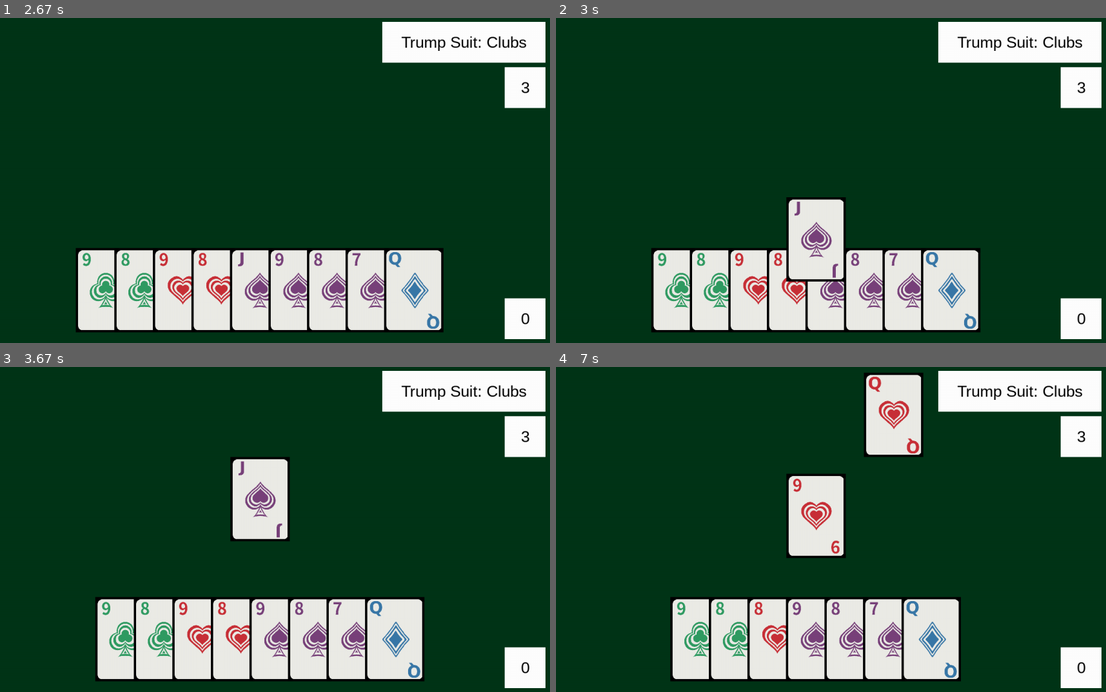
Above: before the commit, frames 1-4 (two rows, left to right).
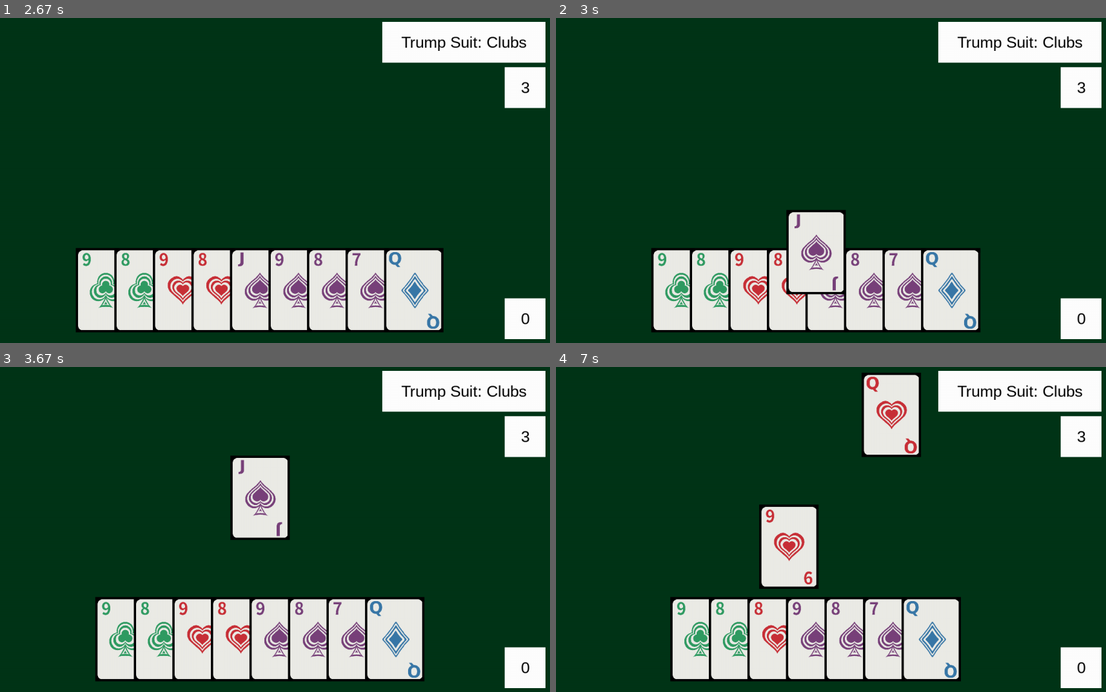
Above: after the commit, the same moments.

Repository: SkylerMime/NinetyNine
Game: pygame game, started from ninety_nine/graphical_main_game.py
Two runs of this game, one before a commit and one after it. Both use one fixed random seed, a clock stepped at 60 frames per second and the inputs below.
Inputs (mouse positions are in pixels of both pictures, inside the frame that each line leads up to):
- Up to frame 1 (2.67 s): click "Main Game" at 0.38 s; press the mouse at (385, 291) at 0.7 s; move the mouse to (308, 278) at 0.8 s; release the mouse at (231, 265) at 0.93 s; click (242, 125) at 1.05 s; click (462, 265) at 1.38 s; click (132, 291) at 1.72 s; press the mouse at (77, 291) at 2.03 s; move the mouse to (247, 294) at 2.13 s; release the mouse at (418, 297) at 2.27 s; click "Confirm Bid" at 2.38 s
- Up to frame 2 (3 s): click (792, 294) at 2.72 s
- Up to frame 3 (3.67 s): no input
- Up to frame 4 (7 s): click "Next trick" at 5.05 s; click (743, 636) at 6.38 s

Frame 1 is identical in both runs. In frame 2, 1.4% of the frame differs, in the area x 41-53%, y 55-86%; in frame 3, 0.5%; in frame 4, 5.0%, in the area x 36-67%, y 1-69%.

Commit message:
Smoother animations

Diff:
--- a/ninety_nine/graphical_main_game.py
+++ b/ninety_nine/graphical_main_game.py
@@ -1,3 +1,4 @@
+import math
 import random
 
 import pygame
@@ -396,6 +397,7 @@
     center_cards(clickable_hand)
     time_of_next_play = pygame.time.get_ticks() + MILLISECONDS_BETWEEN_PLAYS
     current_trick_positions: list[None | pygame.Rect] = [None] * 3
+    current_trick_vectors: list[None | tuple[float, float]] = [None] * 3
     while game_state.stage == GameStage.PLAYING:
         if (
             pygame.time.get_ticks() > time_of_next_play
@@ -428,7 +430,15 @@
                     )
                     clickable_hand = get_clickable_cards(sorted_hand, images_dict)
                     center_cards(clickable_hand)
-                    current_trick_positions[HUMAN_PLAYER_NUM] = clicked_card.display_area
+                    current_trick_positions[
+                        HUMAN_PLAYER_NUM
+                    ] = clicked_card.display_area
+                    current_trick_vectors[
+                        HUMAN_PLAYER_NUM
+                    ] = get_movement_vector_toward(
+                        current_trick_positions[HUMAN_PLAYER_NUM].center,
+                        TRICK_FINAL_POSITIONS[HUMAN_PLAYER_NUM].center,
+                    )
                     time_of_next_play = (
                         pygame.time.get_ticks() + MILLISECONDS_BETWEEN_PLAYS
                     )
@@ -448,6 +458,10 @@
             current_trick_positions[game_state.next_to_play] = TRICK_INITIAL_POSITIONS[
                 game_state.next_to_play
             ].copy()
+            current_trick_vectors[game_state.next_to_play] = get_movement_vector_toward(
+                current_trick_positions[game_state.next_to_play].center,
+                TRICK_FINAL_POSITIONS[game_state.next_to_play].center,
+            )
             game_state = game.make_card_play(
                 game_state, game_state.next_to_play, card_to_play
             )
@@ -465,6 +479,10 @@
             current_trick_positions[game_state.next_to_play] = TRICK_INITIAL_POSITIONS[
                 game_state.next_to_play
             ].copy()
+            current_trick_vectors[game_state.next_to_play] = get_movement_vector_toward(
+                current_trick_positions[game_state.next_to_play].center,
+                TRICK_FINAL_POSITIONS[game_state.next_to_play].center,
+            )
             game_state = game.make_card_play(
                 game_state, game_state.next_to_play, card_to_play
             )
@@ -477,7 +495,9 @@
             and pygame.time.get_ticks() > time_of_next_play
         ):
             game_state.stage = GameStage.DONE
-            continue_button.render_message("See scores") # TODO: Why doesn't this show in the game?
+            continue_button.render_message(
+                "See scores"
+            )  # TODO: Why doesn't this show in the game?
 
         if tricks_taken_message:
             tricks_taken = game_state.PLAYERS[HUMAN_PLAYER_NUM].tricks_won
@@ -486,8 +506,12 @@
         # render graphics here
         screen.fill(BACKGROUND_COLOR)
         draw_clickable_cards(screen, clickable_hand)
-        move_cards_toward(current_trick_positions, TRICK_FINAL_POSITIONS)
-        draw_trick(screen, game_state.current_trick, images_dict, current_trick_positions)
+        move_cards_toward(
+            current_trick_positions, TRICK_FINAL_POSITIONS, current_trick_vectors
+        )
+        draw_trick(
+            screen, game_state.current_trick, images_dict, current_trick_positions
+        )
         if trump_message:
             draw_message(screen, trump_message)
         if bid_message:
@@ -552,25 +576,33 @@
         clock.tick(FRAMES_PER_SECOND)
 
 
-def move_cards_toward(current_rects: list[pygame.Rect], end_rects: list[pygame.Rect], speed=4):
+def get_movement_vector_toward(
+    initial_pos: tuple[int, int], final_pos: tuple[int, int], ticks_to_reach = 100
+):
+    tip_to_tail = (final_pos[0] - initial_pos[0], final_pos[1] - initial_pos[1])
+    return tip_to_tail[0] / ticks_to_reach, tip_to_tail[1] / ticks_to_reach
+
+
+def magnitude(vector: tuple[float, float]):
+    return math.sqrt(vector[0] ** 2 + vector[1] ** 2)
+
+
+def move_cards_toward(
+    current_rects: list[pygame.Rect],
+    end_rects: list[pygame.Rect],
+    vectors: list[tuple[float, float]],
+):
     for player, rect in enumerate(current_rects):
         if rect is not None:
             final_rect: pygame.Rect = end_rects[player]
             # if the rect is within "speed" of its destination, move it there
-            if abs(final_rect.x - rect.x) < speed:
+            if abs(final_rect.x - rect.x) < magnitude(vectors[player]):
                 current_rects[player].x = final_rect.x
-            if abs(final_rect.y - rect.y) < speed:
+            if abs(final_rect.y - rect.y) < magnitude(vectors[player]):
                 current_rects[player].y = final_rect.y
 
-            if final_rect.x > rect.x:
-                rect.x += speed
-            elif final_rect.x < rect.x:
-                rect.x -= speed
-
-            if final_rect.y > rect.y:
-                rect.y += speed
-            elif final_rect.y < rect.y:
-                rect.y -= speed
+            rect.x += vectors[player][0]
+            rect.y += vectors[player][1]
 
 
 def draw_trick(
--- a/ninety_nine/tests/test_graphical_main_game.py
+++ b/ninety_nine/tests/test_graphical_main_game.py
@@ -493,3 +493,11 @@
 def test_main_menu_continue():
     selected_option = graphics.get_clicked_menu_option()
     assert selected_option == "Main Game"
+
+
+def test_mangitude():
+    assert graphics.magnitude((3, 4)) == 5
+
+
+def test_vector_directing():
+    assert graphics.get_movement_vector_toward((489, 509), (575, 200)) == (86 / 100, -309 / 100)
